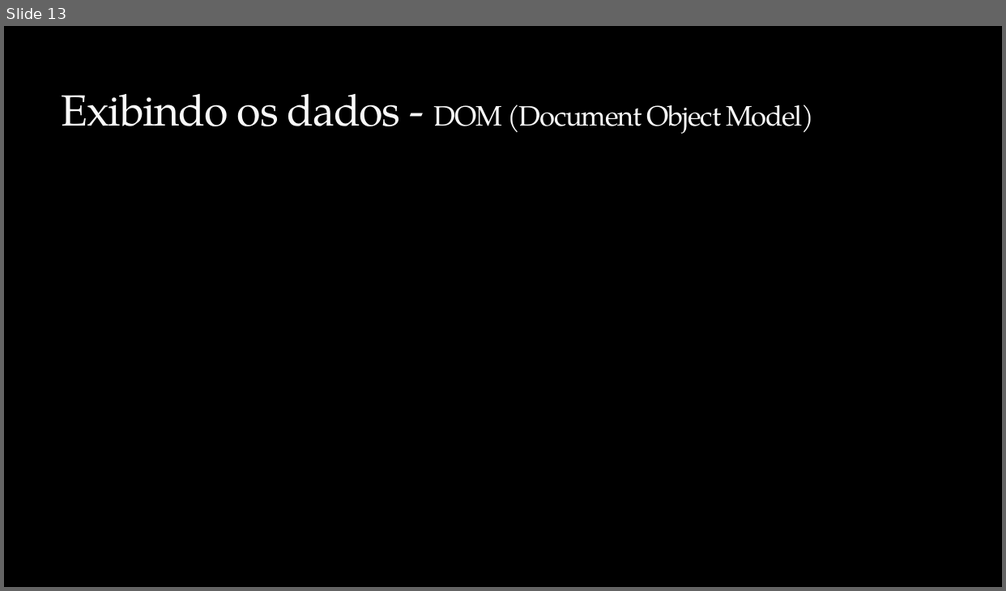
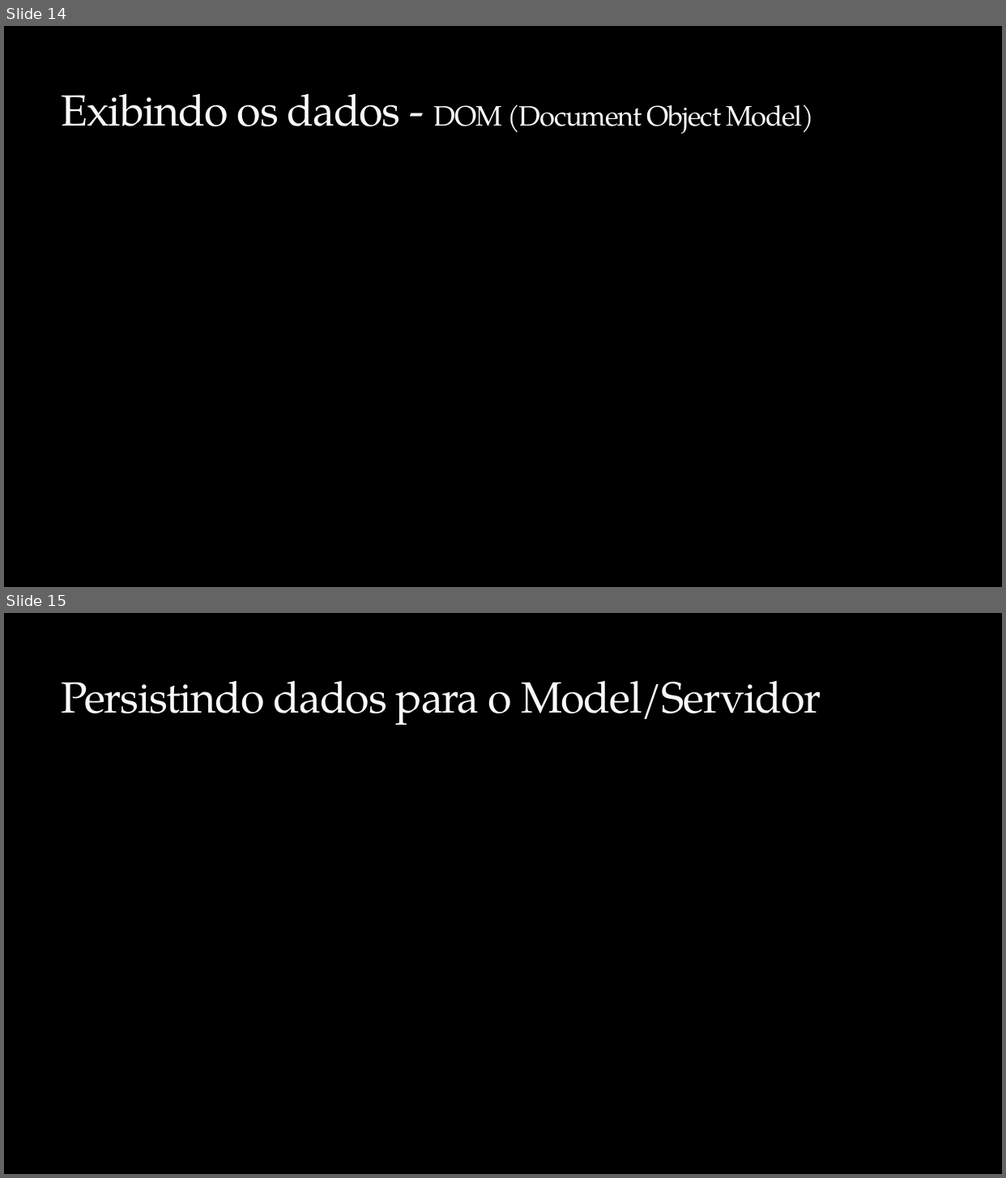
Before and after one commit to rodrigolessa/Sample.Kadastro.Knockout, a slide deck: Apresentacao.Knockout.JS/Knockout.JS.2014.04.pptx. Shown one above the other, each under a label of ours: slide 13 before the commit, slides 14 and 15 after it. The pictures are 1006x591 and 1006x1178 pixels, drawn with LibreOffice and Linux fonts; fonts in the diff are those of the drawing; background and template pictures are left out. Boxes give left, top, right and bottom in pixels: in the first picture for what was removed or moved away, otherwise in the second. Text is boxed around its words. In the diff, an @@ line names an element or a change of style, - is before the commit and + after.

```diff
--- a/Apresentacao.Knockout.JS/Knockout.JS.2014.04.pptx
+++ b/Apresentacao.Knockout.JS/Knockout.JS.2014.04.pptx
@@ slide 15 added at (4, 613, 1002, 1174), background picture (left out) @@
@@ title added at (62, 681, 821, 725), 42 pt, text #F9F9F9 @@
+Persistindo dados para o Model/Servidor
@@ what was slide 13 is now slide 14 @@
```
Also in this commit, not shown: 4 slides changed, 1 other slide added, 1 other file.
